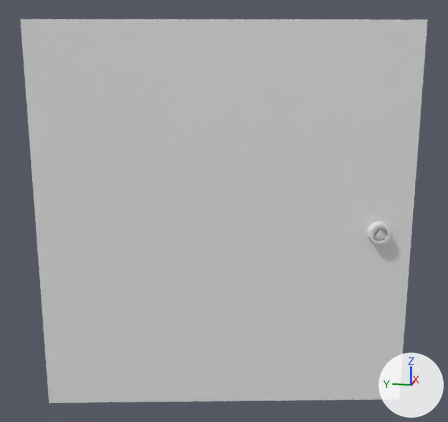
Two versions of the FBX model Assets/Fbx/Vagon/Vagon_SkewCorridor/Vagon_SkewCorridor_Boiler_Door_01.fbx, one commit apart.
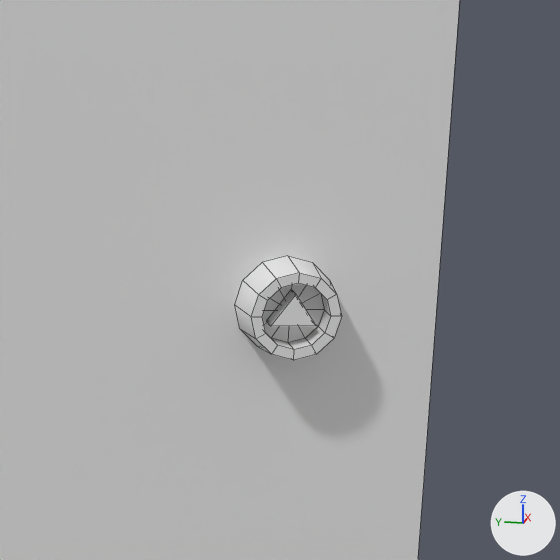
There are two pictures of each version: one whole from a 50 mm lens placed at (8.169, 0.96, 3.316), pointed at (9.053, 1.137, 3.095), one close up on the part from 70% to 98% of the width and 39% to 68% of the height. Lighting does not change. The marker at lower right points along +X, +Y and +Z. The close-ups show mesh edges as thin lines. Where no turn or scale is listed for an object, it has been applied to the vertices.

Script lines for the objects in view, before the commit:
```python
me_vagon_skewcorridor_boiler_door_01 = bpy.data.meshes.new('Vagon_SkewCorridor_Boiler_Door_01')
me_vagon_skewcorridor_boiler_door_01.from_pydata(...)  # 315 vertices, 316 faces; spans x -0.027..0.112, y -0.539..0.008, z 0.003..0.582
# faces by material slot: [2, 4, 310]
me_vagon_skewcorridor_boiler_door_01.materials.append(mat_im_wood_t)  # white #e7e7e7
me_vagon_skewcorridor_boiler_door_01.materials.append(mat_im_metal_insert)  # white #e7e7e7
me_vagon_skewcorridor_boiler_door_01.materials.append(mat_im_body_inner_detals)  # white #e7e7e7
ob_vagon_skewcorridor_boiler_door_01 = bpy.data.objects.new('Vagon_SkewCorridor_Boiler_Door_01', me_vagon_skewcorridor_boiler_door_01)
ob_vagon_skewcorridor_boiler_door_01.location = (9.0068, 1.3994, 2.785)
```
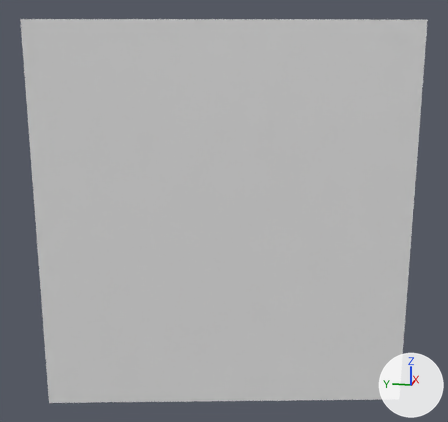
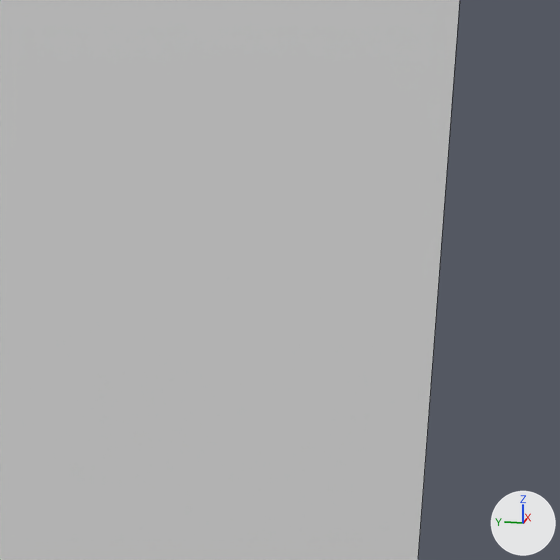
Where the change shows, as pixel boxes [x1, y1, x2, y2] in the close-ups (560 x 560 px):
part 1 of me_vagon_skewcorridor_boiler_door_01, deleted: before [235, 256, 342, 360]
part 2 of me_vagon_skewcorridor_boiler_door_01, deleted: before [267, 289, 316, 326]

The edits, one by one:
me_vagon_skewcorridor_boiler_door_01 has 315 vertices, 316 faces and spans x -0.027..0.112, y -0.539..0.008, z 0.003..0.582.
me_vagon_skewcorridor_boiler_door_01 is used by ob_vagon_skewcorridor_boiler_door_01; location (9.0068, 1.3994, 2.785).
me_vagon_skewcorridor_boiler_door_01 part 1: the loose piece of 49 vertices spanning x 0.064..0.085, y -0.507..-0.473, z 0.263..0.297 is deleted.
me_vagon_skewcorridor_boiler_door_01 part 2: the loose piece of 6 vertices spanning x 0.067..0.076, y -0.499..-0.483, z 0.276..0.287 is deleted.
